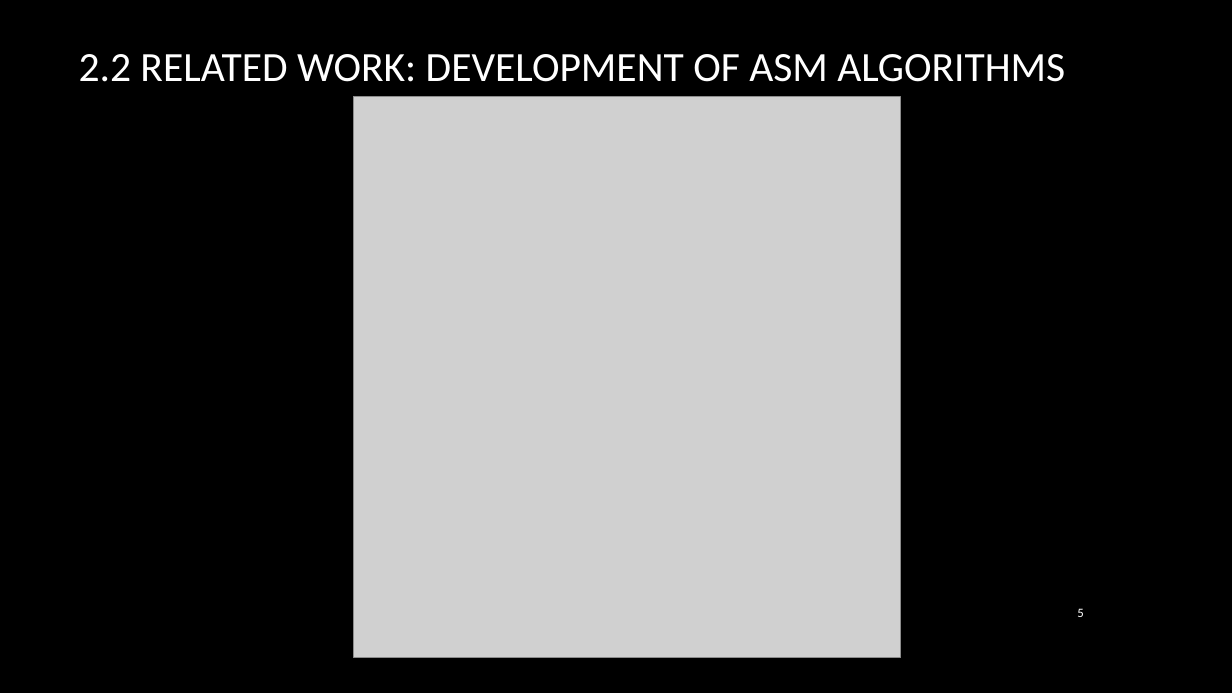
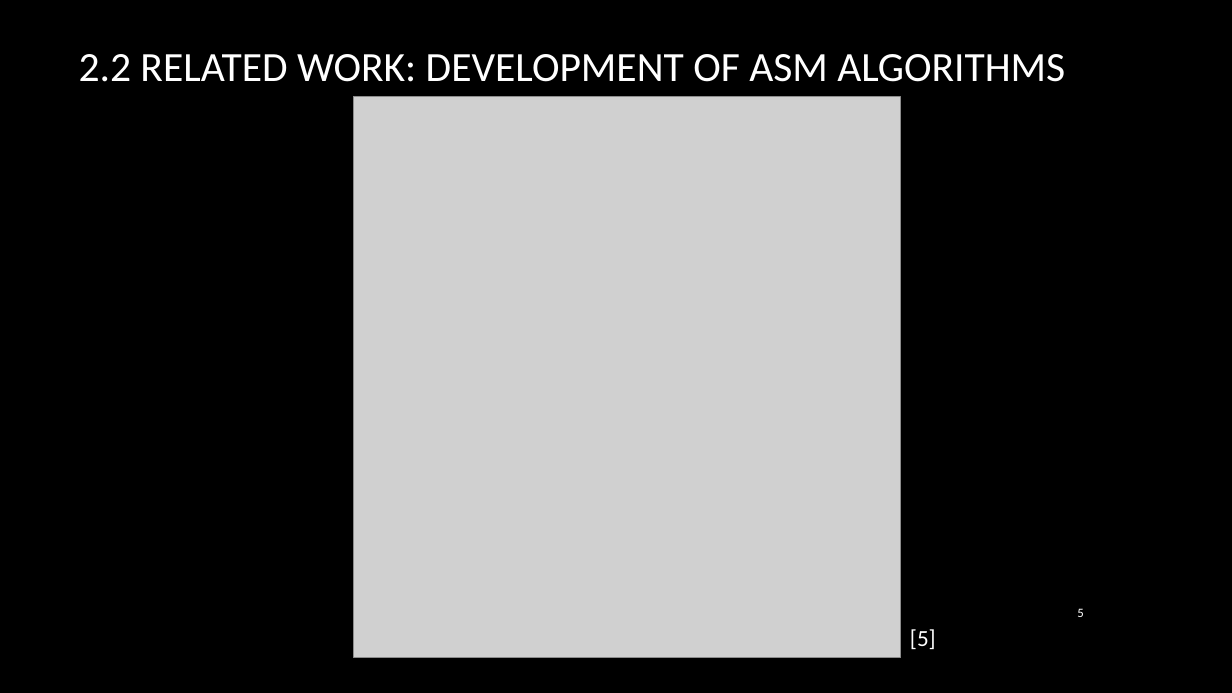
Before and after one commit to soroa/Parallel-ASM, a slide deck: slide 5 of slides/Presentation2.pptx. Drawn at 1232x693 pixels with LibreOffice and Linux fonts; fonts in the diff are those of the drawing; grey boxes stand for pictures; background and template pictures are left out. Boxes give left, top, right and bottom in pixels: in the first picture for what was removed or moved away, otherwise in the second. Text is boxed around its words. In the diff, an @@ line names an element or a change of style, - is before the commit and + after.

```diff
--- a/slides/Presentation2.pptx
+++ b/slides/Presentation2.pptx
@@ text added at (910, 629, 936, 649), 18 pt, text #FFFFFF @@
+[5]
```
Also in this commit, not shown: 2 other slides changed, 1 slide added.
